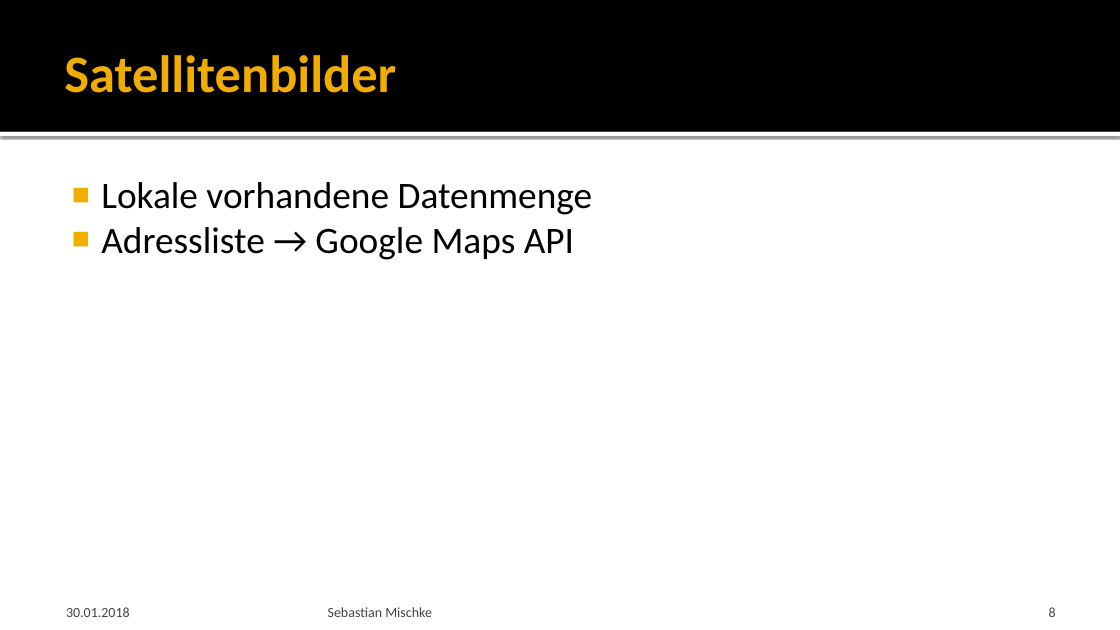
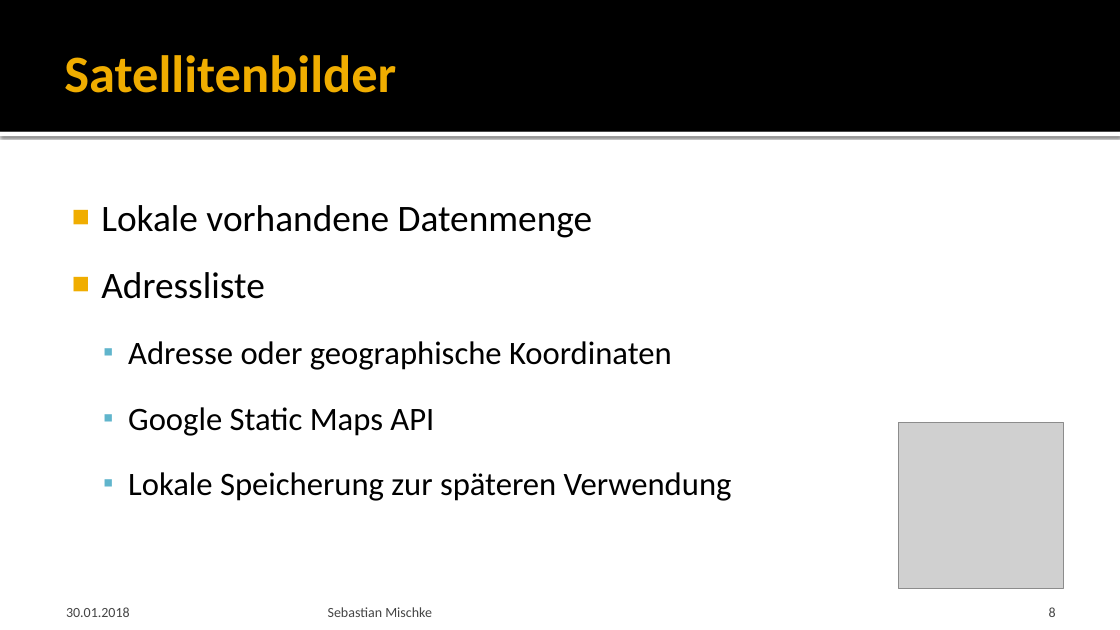
Before and after one commit to Saritus/bachelor-thesis, a slide deck: slide 8 of docs/verteidigung/Verteidigung.pptx. Drawn at 1120x630 pixels with LibreOffice and Linux fonts; fonts in the diff are those of the drawing; grey boxes stand for pictures; background and template pictures are left out. Boxes give left, top, right and bottom in pixels: in the first picture for what was removed or moved away, otherwise in the second. Text is boxed around its words. In the diff, an @@ line names an element or a change of style, - is before the commit and + after.

```diff
--- a/docs/verteidigung/Verteidigung.pptx
+++ b/docs/verteidigung/Verteidigung.pptx
@@ text at bbox=[101, 205, 593, 238]: line spacing 1 to 1.5 @@
@@ text at bbox=[101, 272, 732, 501]: text changed; size 32 to 28 pt @@
-■ Adressliste → Google Maps API
+■ Adressliste
+  ▪ Adresse oder geographische Koordinaten
+  ▪ Google Static Maps API
+  ▪ Lokale Speicherung zur späteren Verwendung
@@ picture added at bbox=[899, 423, 1065, 588] @@
```
Also in this commit, not shown: 6 other slides changed.
